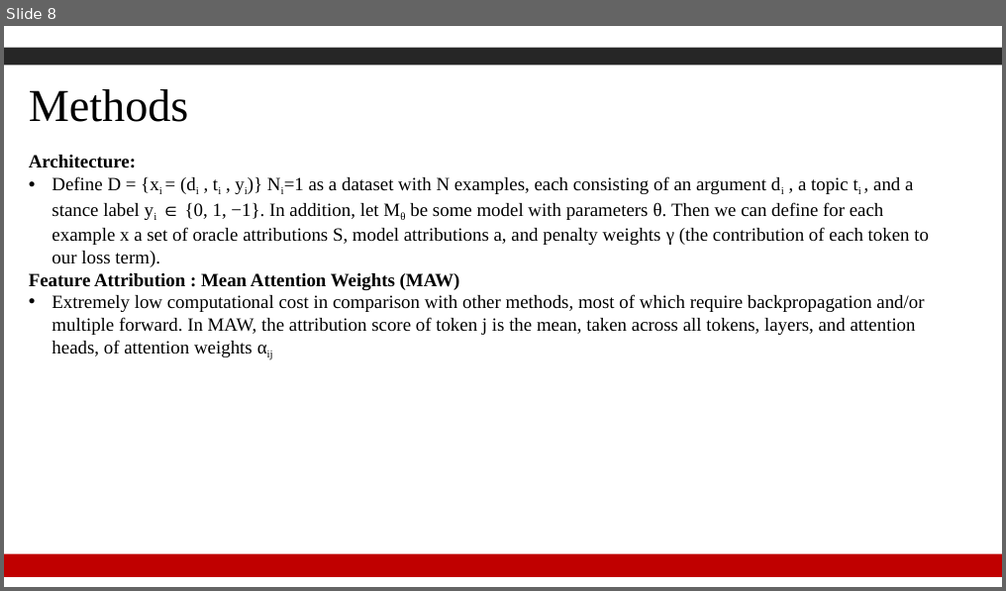
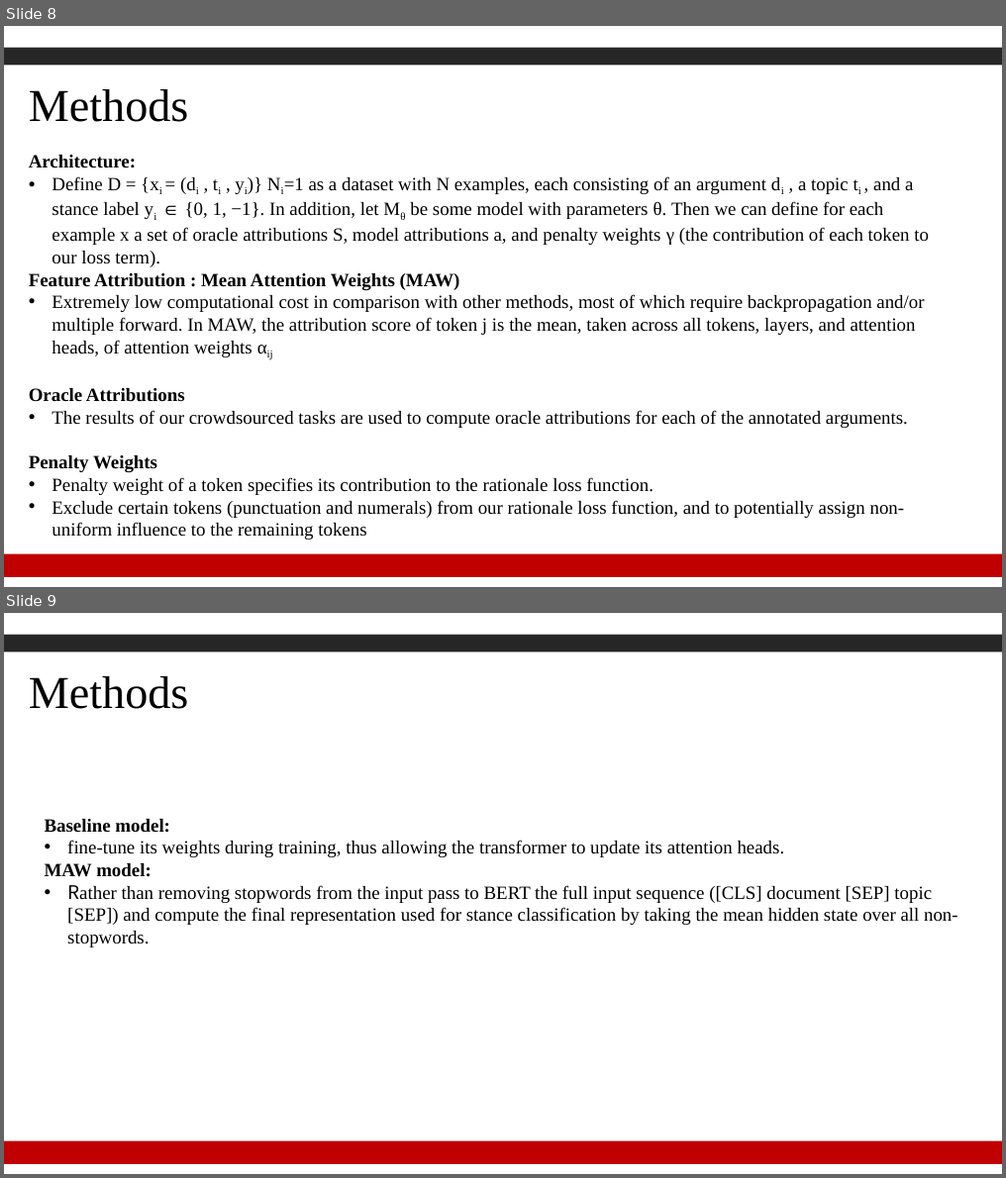
Before and after one commit to Gzk738/GZK_Code, a slide deck: journal club/2022.2.21/Human Rationales as Attribution Priors for Explainable Stance Detection【搜狗文档翻译_译文_英译中】.pdf.pptx. Shown one above the other, each under a label of ours: slide 8 before the commit, slides 8 and 9 after it. The pictures are 1006x591 and 1006x1178 pixels, drawn with LibreOffice and Linux fonts; fonts in the diff are those of the drawing; background and template pictures are left out. Boxes give left, top, right and bottom in pixels: in the first picture for what was removed or moved away, otherwise in the second. Text is boxed around its words. In the diff, an @@ line names an element or a change of style, - is before the commit and + after.

```diff
--- a/journal club/2022.2.21/Human Rationales as Attribution Priors for Explainable Stance Detection【搜狗文档翻译_译文_英译中】.pdf.pptx
+++ b/journal club/2022.2.21/Human Rationales as Attribution Priors for Explainable Stance Detection【搜狗文档翻译_译文_英译中】.pdf.pptx
@@ slide 9 added at bbox=[4, 613, 1002, 1174], background #FFFFFF; not listed: 4 template elements that a slide beside it also shows @@
@@ text added at bbox=[29, 676, 189, 709], 44 pt, text #000000 @@
+Methods
@@ text added at bbox=[45, 819, 958, 948], 18 pt, text #000000 @@
+Baseline model:
+• fine-tune its weights during training, thus allowing the transformer to update its attention heads.
+MAW model:
+• Rather than removing stopwords from the input pass to BERT the full input sequence ([CLS] document [SEP] topic [SEP]) and compute the final representation used for stance classification by taking the mean hidden state over all non-stopwords.
@@ slide 8 changed as well @@
@@ text at bbox=[29, 388, 908, 540]: paragraphs added @@
+Oracle Attributions
+• The results of our crowdsourced tasks are used to compute oracle attributions for each of the annotated arguments.
+Penalty Weights
+• Penalty weight of a token specifies its contribution to the rationale loss function.
+• Exclude certain tokens (punctuation and numerals) from our rationale loss function, and to potentially assign non-uniform influence to the remaining tokens
```
Also in this commit, not shown: 13 other slides changed, 23 other files.
